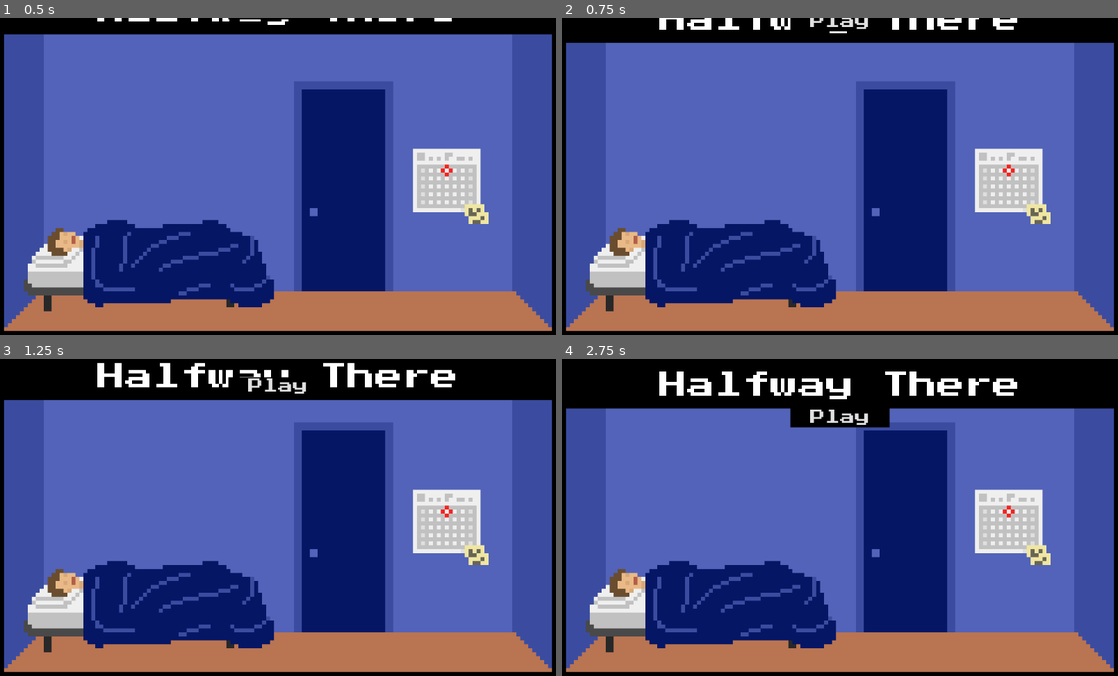
Above: before the commit, frames 1-4 (two rows, left to right).
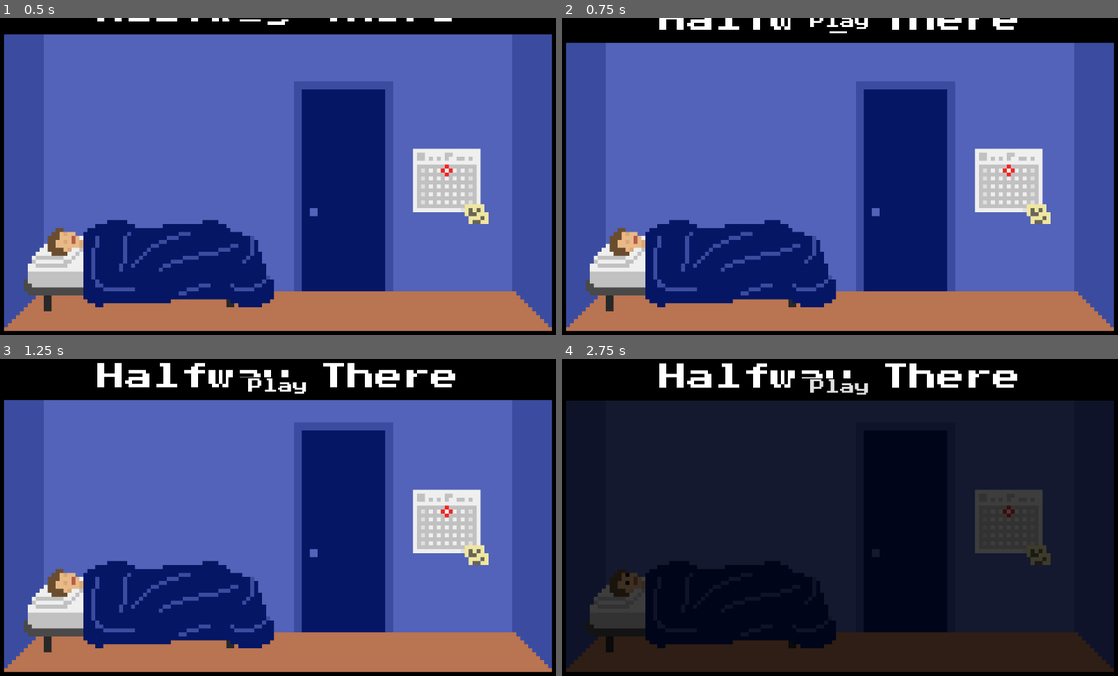
Above: after the commit, the same moments.

Repository: lthammond/CS315-midterm-Halfway_There
Game: Godot game, scene res://src/MainMenu.tscn
Two runs of this game, one before a commit and one after it. Both use one fixed random seed, a clock stepped at 60 frames per second and the inputs below.
Inputs:
- Up to frame 1 (0.5 s): no input
- Up to frame 2 (0.75 s): hold Right (move_right) from 0.53 s (still down); hold Up (interact) from 0.53 s (still down)
- Up to frame 3 (1.25 s): keep holding Right (move_right); keep holding Up (interact)
- Up to frame 4 (2.75 s): release Right (move_right) at 1.25 s; release Up (interact) at 1.25 s; click "Play" at 1.25 s; click "Play" at 2 s

Frame 1 is identical in both runs. In frame 2, 0.1% of the frame differs, in the area x 44-55%, y 0-4%; in frame 3, 0.2%; in frame 4, 87%, in the area x 0-100%, y 1-99%.

Commit message:
Add sound to project

Diff:
--- a/project/project.godot
+++ b/project/project.godot
@@ -18,6 +18,7 @@
 
 PlayerPositionThroughDoor="*res://src/PlayerPositionThroughDoor.gd"
 GlobalVariables="*res://src/GlobalVariables.gd"
+Jukebox="*res://src/Jukebox.tscn"
 
 [display]
 
--- a/project/src/Bedroom.gd
+++ b/project/src/Bedroom.gd
@@ -18,6 +18,7 @@
 
 func _on_Calendar_start_interaction():
 	if !GlobalVariables.calendar_previously_triggered:
+		$HUD/InteractionTriggeredSound.play()
 		$Player.active = false
 		$Calendar/Interaction/AnimationPlayer.play("Fade_dark")
 		yield(get_tree().create_timer(8), "timeout")
@@ -26,5 +27,6 @@
 		$Calendar/Interaction/AnimationPlayer.play("Fade_light")
 		yield(get_tree().create_timer(2), "timeout")
 		GlobalVariables.tasks_completed += 1
+		$HUD/TaskCompletedSound.play()
 		GlobalVariables.calendar_previously_triggered = true
 		$Player.active = true
--- a/project/src/Bedroom.tscn
+++ b/project/src/Bedroom.tscn
@@ -8,6 +8,8 @@
 [ext_resource path="res://src/Interactable.tscn" type="PackedScene" id=6]
 [ext_resource path="res://assets/sprites/calendar.png" type="Texture" id=7]
 [ext_resource path="res://src/HUD.tscn" type="PackedScene" id=8]
+[ext_resource path="res://assets/sounds/taskCompleteChime.wav" type="AudioStream" id=9]
+[ext_resource path="res://assets/sounds/interactChime.wav" type="AudioStream" id=10]
 
 [sub_resource type="Animation" id=1]
 resource_name = "Fade_dark"
@@ -244,4 +246,10 @@
 "_edit_use_anchors_": false
 }
 
+[node name="TaskCompletedSound" type="AudioStreamPlayer" parent="HUD"]
+stream = ExtResource( 9 )
+
+[node name="InteractionTriggeredSound" type="AudioStreamPlayer2D" parent="HUD"]
+stream = ExtResource( 10 )
+
 [connection signal="start_interaction" from="Calendar" to="." method="_on_Calendar_start_interaction"]
--- a/project/src/Door.gd
+++ b/project/src/Door.gd
@@ -9,6 +9,7 @@
 func _input(event):
 	if event.is_action_pressed("interact"):
 		if get_overlapping_bodies().size() > 0:
+			$TransitionSound.play()
 			$ScreenFader/ColorRect/AnimationPlayer.play("Fade_out")
 
 
--- a/project/src/Door.tscn
+++ b/project/src/Door.tscn
@@ -1,6 +1,7 @@
-[gd_scene load_steps=5 format=2]
+[gd_scene load_steps=6 format=2]
 
 [ext_resource path="res://src/Door.gd" type="Script" id=1]
+[ext_resource path="res://assets/sounds/doorTransition.wav" type="AudioStream" id=2]
 
 [sub_resource type="RectangleShape2D" id=1]
 extents = Vector2( 41.4451, 261.823 )
@@ -74,3 +75,6 @@
 [node name="AnimationPlayer" type="AnimationPlayer" parent="ScreenFader/ColorRect"]
 anims/Fade_in = SubResource( 2 )
 anims/Fade_out = SubResource( 3 )
+
+[node name="TransitionSound" type="AudioStreamPlayer2D" parent="."]
+stream = ExtResource( 2 )
--- a/project/src/GameOver.gd
+++ b/project/src/GameOver.gd
@@ -9,6 +9,7 @@
 	$Labels/Sentence3.show()
 	yield(get_tree().create_timer(3), "timeout")
 	$Labels/Sentence4.show()
+	$FinalSentenceSound.play()
 	yield(get_tree().create_timer(2), "timeout")
 	$MainMenuButton.show()
 
--- a/project/src/GameOver.tscn
+++ b/project/src/GameOver.tscn
@@ -1,7 +1,8 @@
-[gd_scene load_steps=6 format=2]
+[gd_scene load_steps=9 format=2]
 
 [ext_resource path="res://assets/fonts/PressStart2P-Regular.ttf" type="DynamicFontData" id=1]
 [ext_resource path="res://src/GameOver.gd" type="Script" id=2]
+[ext_resource path="res://assets/sounds/pushUpFall.wav" type="AudioStream" id=3]
 
 [sub_resource type="DynamicFont" id=1]
 size = 24
@@ -14,6 +15,12 @@
 [sub_resource type="DynamicFont" id=3]
 size = 32
 font_data = ExtResource( 1 )
+
+[sub_resource type="InputEventAction" id=4]
+action = "interact"
+
+[sub_resource type="ShortCut" id=5]
+shortcut = SubResource( 4 )
 
 [node name="GameOver" type="Control"]
 anchor_right = 1.0
@@ -104,7 +111,11 @@
 margin_right = 150.0
 margin_bottom = -49.3884
 custom_fonts/font = SubResource( 3 )
+shortcut = SubResource( 5 )
 text = "Main Menu"
 flat = true
 
+[node name="FinalSentenceSound" type="AudioStreamPlayer" parent="."]
+stream = ExtResource( 3 )
+
 [connection signal="pressed" from="MainMenuButton" to="." method="_on_MainMenuButton_pressed"]
--- a/project/src/Hallway.gd
+++ b/project/src/Hallway.gd
@@ -15,6 +15,7 @@
 func _on_CardCollection_start_interaction():
 	if GlobalVariables.trading_cards_recieved and \
 			!GlobalVariables.card_collection_previously_triggered:
+		$HUD/InteractionTriggeredSound.play()
 		$Player.active = false
 		$CardCollection/Interaction/AnimationPlayer.play("Fade_dark")
 		yield(get_tree().create_timer(5), "timeout")
@@ -25,4 +26,5 @@
 		$HUD/Dialog/InteractionDialoge3.hide()
 		GlobalVariables.card_collection_previously_triggered = true
 		GlobalVariables.tasks_completed += 1
+		$HUD/TaskCompletedSound.play()
 		$Player.active = true
--- a/project/src/Hallway.tscn
+++ b/project/src/Hallway.tscn
@@ -8,6 +8,8 @@
 [ext_resource path="res://src/HUD.tscn" type="PackedScene" id=6]
 [ext_resource path="res://src/Interactable.tscn" type="PackedScene" id=7]
 [ext_resource path="res://assets/sprites/tradingCardBinder.png" type="Texture" id=8]
+[ext_resource path="res://assets/sounds/taskCompleteChime.wav" type="AudioStream" id=9]
+[ext_resource path="res://assets/sounds/interactChime.wav" type="AudioStream" id=10]
 
 [sub_resource type="Animation" id=1]
 resource_name = "Fade_dark"
@@ -264,4 +266,10 @@
 "_edit_use_anchors_": false
 }
 
+[node name="TaskCompletedSound" type="AudioStreamPlayer" parent="HUD"]
+stream = ExtResource( 9 )
+
+[node name="InteractionTriggeredSound" type="AudioStreamPlayer2D" parent="HUD"]
+stream = ExtResource( 10 )
+
 [connection signal="start_interaction" from="CardCollection" to="." method="_on_CardCollection_start_interaction"]
--- /dev/null
+++ b/project/src/Jukebox.tscn
@@ -0,0 +1,8 @@
+[gd_scene load_steps=2 format=2]
+
+[ext_resource path="res://assets/sounds/halfwayThereTheme.ogg" type="AudioStream" id=1]
+
+[node name="Jukebox" type="AudioStreamPlayer"]
+stream = ExtResource( 1 )
+volume_db = -10.0
+autoplay = true
--- a/project/src/LivingRoom.gd
+++ b/project/src/LivingRoom.gd
@@ -9,6 +9,7 @@
 
 func _on_Chair_start_interaction():
 	if GlobalVariables.workout_previously_triggered:
+		$HUD/InteractionTriggeredSound.play()
 		$Player.hide()
 		$Player.active = false
 		$Chair/Interaction/SittingSprite.show()
@@ -41,6 +42,7 @@
 		$Chair/Interaction/Television.texture = load("res://assets/sprites/" +
 				"tvShine.png")
 		GlobalVariables.tasks_completed += 1
+		$HUD/TaskCompletedSound.play()
 
 		yield(get_tree().create_timer(6.5), "timeout")
 		$Chair/Interaction/AnimationPlayer.play("Fade_out")
--- a/project/src/LivingRoom.tscn
+++ b/project/src/LivingRoom.tscn
@@ -9,6 +9,8 @@
 [ext_resource path="res://src/HUD.tscn" type="PackedScene" id=7]
 [ext_resource path="res://assets/fonts/PressStart2P-Regular.ttf" type="DynamicFontData" id=8]
 [ext_resource path="res://assets/sprites/tvOn.png" type="Texture" id=9]
+[ext_resource path="res://assets/sounds/taskCompleteChime.wav" type="AudioStream" id=10]
+[ext_resource path="res://assets/sounds/interactChime.wav" type="AudioStream" id=11]
 
 [sub_resource type="Animation" id=1]
 resource_name = "Cutaway"
@@ -226,4 +228,10 @@
 "_edit_use_anchors_": false
 }
 
+[node name="TaskCompletedSound" type="AudioStreamPlayer" parent="HUD"]
+stream = ExtResource( 10 )
+
+[node name="InteractionTriggeredSound" type="AudioStreamPlayer2D" parent="HUD"]
+stream = ExtResource( 11 )
+
 [connection signal="start_interaction" from="Chair" to="." method="_on_Chair_start_interaction"]
--- a/project/src/MainMenu.gd
+++ b/project/src/MainMenu.gd
@@ -5,6 +5,7 @@
 
 
 func _on_PlayButton_pressed():
+	$Title/StartGame/PlayButtonSound.play()
 	$Background.texture = load("res://assets/backgrounds/menubackground2.png")
 	$AnimationPlayer.play("Fade_out")
 	yield(get_tree().create_timer(3), "timeout")
--- a/project/src/MainMenu.tscn
+++ b/project/src/MainMenu.tscn
@@ -1,8 +1,9 @@
-[gd_scene load_steps=8 format=2]
+[gd_scene load_steps=11 format=2]
 
 [ext_resource path="res://src/MainMenu.gd" type="Script" id=1]
 [ext_resource path="res://assets/backgrounds/menubackground1.png" type="Texture" id=2]
 [ext_resource path="res://assets/fonts/PressStart2P-Regular.ttf" type="DynamicFontData" id=3]
+[ext_resource path="res://assets/sounds/taskCompleteChime.wav" type="AudioStream" id=4]
 
 [sub_resource type="Animation" id=1]
 resource_name = "Drop_title"
@@ -51,6 +52,12 @@
 [sub_resource type="DynamicFont" id=3]
 size = 30
 font_data = ExtResource( 3 )
+
+[sub_resource type="InputEventAction" id=5]
+action = "interact"
+
+[sub_resource type="ShortCut" id=6]
+shortcut = SubResource( 5 )
 
 [sub_resource type="DynamicFont" id=4]
 size = 56
@@ -112,11 +119,15 @@
 margin_right = 66.0
 margin_bottom = 136.067
 custom_fonts/font = SubResource( 3 )
+shortcut = SubResource( 6 )
 text = "Play"
 flat = true
 __meta__ = {
 "_edit_use_anchors_": false
 }
+
+[node name="PlayButtonSound" type="AudioStreamPlayer" parent="Title/StartGame"]
+stream = ExtResource( 4 )
 
 [node name="TitleBackground" type="ColorRect" parent="Title"]
 anchor_right = 1.0
--- a/project/src/Office.gd
+++ b/project/src/Office.gd
@@ -12,6 +12,7 @@
 func _on_Computer_start_interaction():
 	if GlobalVariables.card_collection_previously_triggered and \
 			!GlobalVariables.update_started:
+		$HUD/InteractionTriggeredSound.play()
 		$Player.active = false
 		$Computer/Interaction/AnimationPlayer.play("Fade_dark")
 		yield(get_tree().create_timer(4), "timeout")
@@ -33,4 +34,5 @@
 		$Computer/Interaction/AnimationPlayer.play("Fade_light")
 		yield(get_tree().create_timer(6), "timeout")
 		GlobalVariables.tasks_completed += 1
+		$HUD/TaskCompletedSound.play()
 		$Player.active = true
--- a/project/src/Office.tscn
+++ b/project/src/Office.tscn
@@ -11,6 +11,8 @@
 [ext_resource path="res://src/HUD.tscn" type="PackedScene" id=9]
 [ext_resource path="res://assets/sprites/computerUpdatingBackground.png" type="Texture" id=10]
 [ext_resource path="res://assets/sprites/computerScreen.png" type="Texture" id=11]
+[ext_resource path="res://assets/sounds/taskCompleteChime.wav" type="AudioStream" id=12]
+[ext_resource path="res://assets/sounds/interactChime.wav" type="AudioStream" id=13]
 
 [sub_resource type="Animation" id=1]
 resource_name = "Fade_dark"
@@ -271,4 +273,10 @@
 "_edit_use_anchors_": false
 }
 
+[node name="TaskCompletedSound" type="AudioStreamPlayer" parent="HUD"]
+stream = ExtResource( 12 )
+
+[node name="InteractionTriggeredSound" type="AudioStreamPlayer2D" parent="HUD"]
+stream = ExtResource( 13 )
+
 [connection signal="start_interaction" from="Computer" to="." method="_on_Computer_start_interaction"]
--- a/project/src/WorkoutRoom.gd
+++ b/project/src/WorkoutRoom.gd
@@ -10,6 +10,7 @@
 func _on_FloorMat_start_interaction():
 	if GlobalVariables.update_started and \
 			!GlobalVariables.workout_previously_triggered:
+		$HUD/InteractionTriggeredSound.play()
 		$Player.active = false
 		$FloorMat/Interaction/AnimationPlayer.play("Fade_Dark")
 		yield(get_tree().create_timer(5), "timeout")
@@ -17,15 +18,22 @@
 		for i in range(6):
 			$FloorMat/Interaction/PushupSprite.texture = load("res://assets/" +
 					"sprites/pushup2.png")
+			$PushupSounds.stream = load("res://assets/sounds/pushupDown.wav")
+			$PushupSounds.play()
 			yield(get_tree().create_timer((i + 1) * 0.5), "timeout")
 
 			if i == 5:
 				$FloorMat/Interaction/PushupSprite.texture = load("res://" +
 						"assets/sprites/pushup3.png")
+				$PushupSounds.stream = load("res://assets/sounds/" +
+						"pushUpFall.wav")
+				$PushupSounds.play()
 
 			else:
 				$FloorMat/Interaction/PushupSprite.texture = load("res://" +
 						"assets/sprites/pushup1.png")
+				$PushupSounds.stream = load("res://assets/sounds/pushupUp.wav")
+				$PushupSounds.play()
 				$FloorMat/Interaction/PushupCounter \
 						.bbcode_text = "%d!" % (i + 1)
 				$FloorMat/Interaction/PushupCounter.show()
@@ -36,4 +44,5 @@
 		$FloorMat/Interaction/AnimationPlayer.play("Fade_light")
 		GlobalVariables.workout_previously_triggered = true
 		GlobalVariables.tasks_completed += 1
+		$HUD/TaskCompletedSound.play()
 		$Player.active = true
--- a/project/src/WorkoutRoom.tscn
+++ b/project/src/WorkoutRoom.tscn
@@ -6,8 +6,10 @@
 [ext_resource path="res://src/Player.tscn" type="PackedScene" id=4]
 [ext_resource path="res://assets/sprites/pushup1.png" type="Texture" id=5]
 [ext_resource path="res://assets/fonts/PressStart2P-Regular.ttf" type="DynamicFontData" id=6]
+[ext_resource path="res://assets/sounds/taskCompleteChime.wav" type="AudioStream" id=7]
 [ext_resource path="res://src/Interactable.tscn" type="PackedScene" id=8]
 [ext_resource path="res://src/HUD.tscn" type="PackedScene" id=9]
+[ext_resource path="res://assets/sounds/interactChime.wav" type="AudioStream" id=10]
 
 [sub_resource type="Animation" id=1]
 resource_name = "Fade_Dark"
@@ -225,4 +227,12 @@
 "_edit_use_anchors_": false
 }
 
+[node name="TaskCompletedSound" type="AudioStreamPlayer" parent="HUD"]
+stream = ExtResource( 7 )
+
+[node name="InteractionTriggeredSound" type="AudioStreamPlayer2D" parent="HUD"]
+stream = ExtResource( 10 )
+
+[node name="PushupSounds" type="AudioStreamPlayer2D" parent="."]
+
 [connection signal="start_interaction" from="FloorMat" to="." method="_on_FloorMat_start_interaction"]
Binary file removed: project/assets/backgrounds/blueBackground.png
Not shown, removed: project/assets/backgrounds/blueBackground.png.import
Not shown, added: project/assets/sounds/doorTransition.wav.import
Not shown, added: project/assets/sounds/halfwayThereTheme.ogg.import
Not shown, added: project/assets/sounds/interactChime.wav.import
Not shown, added: project/assets/sounds/pushUpFall.wav.import
Not shown, added: project/assets/sounds/pushupDown.wav.import
Not shown, added: project/assets/sounds/pushupUp.wav.import
Not shown, added: project/assets/sounds/taskCompleteChime.wav.import
Binary file removed: project/assets/sprites/door.png
Not shown, removed: project/assets/sprites/door.png.import
Binary file removed: project/assets/sprites/playerUnderwear.png
(and 23 more such lines)
